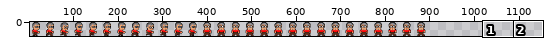
A sprite sheet gets an edit: public/nerd.png. The first picture is a wide view before the edit; the outline marks the close-up.
Close-up. The starting point:
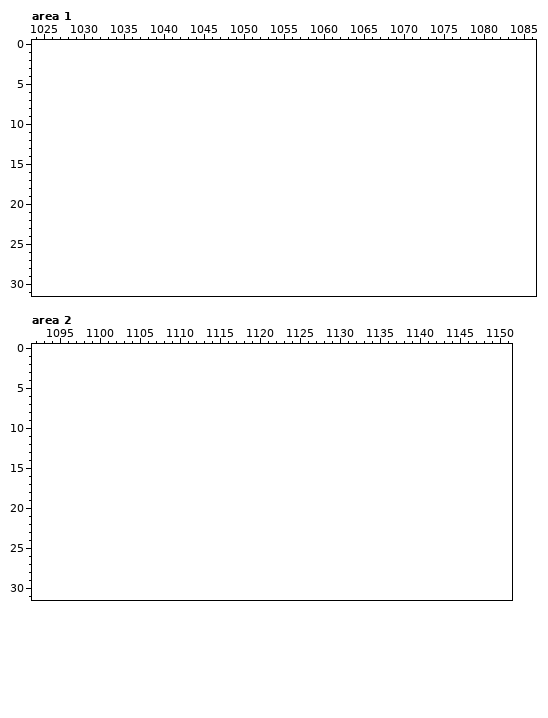
The file is 896x32 pixels. Colours within 5 levels of each other are drawn and written as one. Shown: area 1: x 1024..1086, y 0..31; area 2: x 1092..1151, y 0..31. The old version is drawn lined up with the new one, on the new canvas. The wide view leaves out empty margins. The commit also changed other parts of the picture, which this record leaves out.
After:
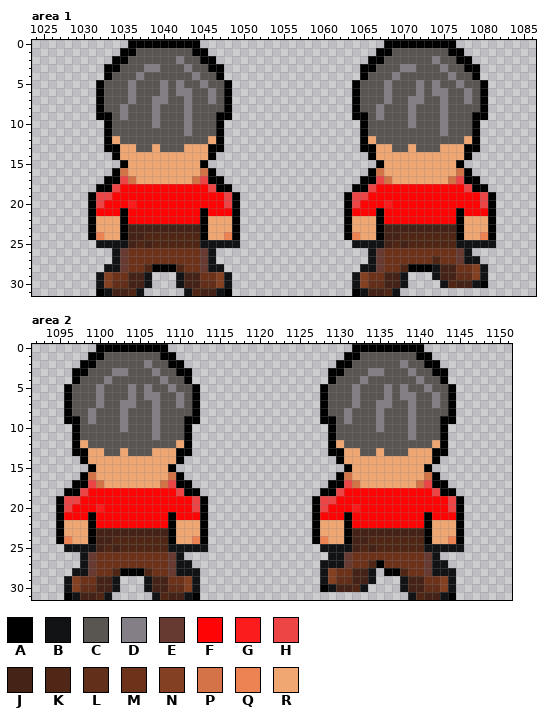
Palette (. is transparent): A #000000  B #111315  C #595652  D #847e87  E #663931  F #ff0404  G #fb1d1d  H #ed4545  J #452317  K #502616  L #622f1a  M #6d321a  N #844023  P #d47347  Q #ed8252  R #f0a772
The edit:
canvas 896x32 -> 1152x32
--- area 1
@@ x 1024..1086 @@
- 0 ...............................................................
- 1 ...............................................................
- 2 ...............................................................
- 3 ...............................................................
- 4 ...............................................................
- 5 ...............................................................
- 6 ...............................................................
- 7 ...............................................................
- 8 ...............................................................
- 9 ...............................................................
-10 ...............................................................
-11 ...............................................................
-12 ...............................................................
-13 ...............................................................
-14 ...............................................................
-15 ...............................................................
-16 ...............................................................
-17 ...............................................................
-18 ...............................................................
-19 ...............................................................
-20 ...............................................................
-21 ...............................................................
-22 ...............................................................
-23 ...............................................................
-24 ...............................................................
-25 ...............................................................
-26 ...............................................................
-27 ...............................................................
-28 ...............................................................
-29 ...............................................................
-30 ...............................................................
-31 ...............................................................
+ 0 ............AAAAAAAAA.......................AAAAAAAAA..........
+ 1 ...........AACCCCCCCAA.....................AACCCCCCCAA.........
+ 2 ..........AACCCCCCDCCAA...................AACCCCCCDCCAA........
+ 3 .........AACCCDDCCCDCCAA.................AACCCDDCCCDCCAA.......
+ 4 .........ACCCDCCCCCCDCCA.................ACCCDCCCCCCDCCA.......
+ 5 ........ACCCDCCCDCDCCDCCA...............ACCCDCCCDCDCCDCCA......
+ 6 ........ACCCDCCCDCDDCCDCA...............ACCCDCCCDCDDCCDCA......
+ 7 ........ACCCDCCDDCCDCCDCA...............ACCCDCCDDCCDCCDCA......
+ 8 ........ACCDCCCDCCCDCCCCA...............ACCDCCCDCCCDCCCCA......
+ 9 ........AACDCCCDCCCDCCCAA...............AACDCCCDCCCDCCCAA......
+10 .........ACCCCCDCCCDCCCA.................ACCCCCDCCCDCCCA.......
+11 .........ACCCCCCCCCDCCCA.................ACCCCCCCCCDCCCA.......
+12 .........ARCCCCCCCCCCCRA.................ARCCCCCCCCCCCRA.......
+13 .........AARRCCRCCCRRRAA.................AARRCCRCCCRRRAA.......
+14 ..........ARRRRRRRRRRRA...................ARRRRRRRRRRRA........
+15 ...........ARRRRRRRRRA.....................ARRRRRRRRRA.........
+16 ..........APRRRRRRRRRPA...................APRRRRRRRRRPA........
+17 .........AAHPRRRRRRRPHAA.................AAHPRRRRRRRPHAA.......
+18 ........AAHFFFFFFFFFFFHAA...............AAHFFFFFFFFFFFHAA......
+19 .......AHHFFFFFFFFFFFFFFHA.............AHHFFFFFFFFFFFFFFHA.....
+20 .......AHFFFGFFFFFFFFFFFHA.............AHFFFGFFFFFFFFFFFHA.....
+21 .......AFFFAFFFFFFFFFAFFFA.............AFFFAFFFFFFFFFAFFFA.....
+22 .......ARRRAFFFFFFFFFARRRA.............ARRRAFFFFFFFFFARRRA.....
+23 .......ARRRAJJJJJJJJJARRRA.............ARRRAJJJJJJJJJARRRA.....
+24 .......AQRRAJJKKKKKKKARRQA.............AQRRAJJKKKKKKKARRQA.....
+25 ........BBBBJKJKKKKKKBBBBB..............BBBBJKJKKKKKKBBBBB.....
+26 ..........BEMMMMMMMMMEB...................BEMMMMMMMMMEB........
+27 ..........BEMMMMMMMMMEB...................BEMMMMMMKMMEBB.......
+28 .........BBEMMKAAAKMMEBB.................BBEMMKAAABJJMMNB......
+29 ........BNMMJJB...BJJMMNB...............BNMMJJB...BJJLLNB......
+30 ........BNLLJJB...BJJLLNB...............BNLLJJB....BKJJBA......
+31 ........ABJJKB.....BKJJBA...............ABJJKB.................
--- area 2
@@ x 1092..1151 @@
- 0 ............................................................
- 1 ............................................................
- 2 ............................................................
- 3 ............................................................
- 4 ............................................................
- 5 ............................................................
- 6 ............................................................
- 7 ............................................................
- 8 ............................................................
- 9 ............................................................
-10 ............................................................
-11 ............................................................
-12 ............................................................
-13 ............................................................
-14 ............................................................
-15 ............................................................
-16 ............................................................
-17 ............................................................
-18 ............................................................
-19 ............................................................
-20 ............................................................
-21 ............................................................
-22 ............................................................
-23 ............................................................
-24 ............................................................
-25 ............................................................
-26 ............................................................
-27 ............................................................
-28 ............................................................
-29 ............................................................
-30 ............................................................
-31 ............................................................
+ 0 ........AAAAAAAAA.......................AAAAAAAAA...........
+ 1 .......AACCCCCCCAA.....................AACCCCCCCAA..........
+ 2 ......AACCCCCCDCCAA...................AACCCCCCDCCAA.........
+ 3 .....AACCCDDCCCDCCAA.................AACCCDDCCCDCCAA........
+ 4 .....ACCCDCCCCCCDCCA.................ACCCDCCCCCCDCCA........
+ 5 ....ACCCDCCCDCDCCDCCA...............ACCCDCCCDCDCCDCCA.......
+ 6 ....ACCCDCCCDCDDCCDCA...............ACCCDCCCDCDDCCDCA.......
+ 7 ....ACCCDCCDDCCDCCDCA...............ACCCDCCDDCCDCCDCA.......
+ 8 ....ACCDCCCDCCCDCCCCA...............ACCDCCCDCCCDCCCCA.......
+ 9 ....AACDCCCDCCCDCCCAA...............AACDCCCDCCCDCCCAA.......
+10 .....ACCCCCDCCCDCCCA.................ACCCCCDCCCDCCCA........
+11 .....ACCCCCCCCCDCCCA.................ACCCCCCCCCDCCCA........
+12 .....ARCCCCCCCCCCCRA.................ARCCCCCCCCCCCRA........
+13 .....AARRCCRCCCRRRAA.................AARRCCRCCCRRRAA........
+14 ......ARRRRRRRRRRRA...................ARRRRRRRRRRRA.........
+15 .......ARRRRRRRRRA.....................ARRRRRRRRRA..........
+16 ......APRRRRRRRRRPA...................APRRRRRRRRRPA.........
+17 .....AAHPRRRRRRRPHAA.................AAHPRRRRRRRPHAA........
+18 ....AAHFFFFFFFFFFFHAA...............AAHFFFFFFFFFFFHAA.......
+19 ...AHHFFFFFFFFFFFFFFHA.............AHHFFFFFFFFFFFFFFHA......
+20 ...AHFFFGFFFFFFFFFFFHA.............AHFFFGFFFFFFFFFFFHA......
+21 ...AFFFAFFFFFFFFFAFFFA.............AFFFAFFFFFFFFFAFFFA......
+22 ...ARRRAFFFFFFFFFARRRA.............ARRRAFFFFFFFFFARRRA......
+23 ...ARRRAJJJJJJJJJARRRA.............ARRRAJJJJJJJJJARRRA......
+24 ...AQRRAJJKKKKKKKARRQA.............AQRRAJJKKKKKKKARRQA......
+25 ....BBBBJKJKKKKKKBBBBB..............BBBBJKJKKKKKKBBBBB......
+26 ......BEMMMMMMMMMEB..................BBEMMMMMMMMMEB.........
+27 ......BEMMMMMMMMMEBB................BBBEMMKAMMMMMEBB........
+28 .....BBEMMKAAAKMMEBBB...............BNMMJJB.AAKMMEBBB.......
+29 ....BNMMJJB...BJJMMNB...............BNLLJJB...BJJMMNB.......
+30 ....BNLLJJB...BJJLLNB...............ABJJKB....BJJLLNB.......
+31 ....ABJJKB.....BKJJBA..........................BKJJBA.......
Pixel boxes of the changes (left, top, right, bottom) in both close-ups:
added: (88, 40, 240, 296)
added: (344, 40, 496, 296)
added: (56, 344, 208, 600)
added: (312, 344, 464, 600)
